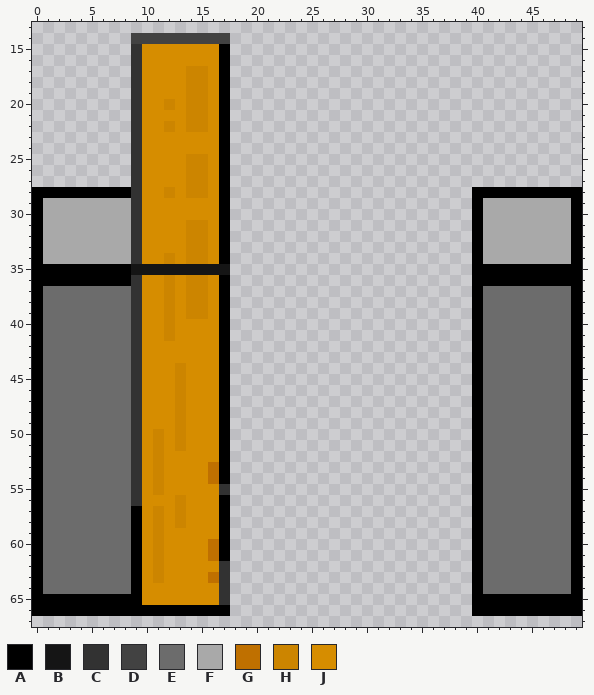
Two versions of one sprite sheet, images/Door_ho.png. That is the earlier state.
The file is 50x75 pixels. Shown: x 0..49, y 13..67. The old version is drawn lined up with the new one.
Palette (. is transparent): A #000000  B #151515  C #323232  D #424242  E #6c6c6c  F #a9a9a9  G #bf7000  H #cc8500  J #d68d00
Pixels before, first column x 0:
14 .........DDDDDDDDD................................
15 .........CJJJJJJJA................................
16 .........CJJJJJJJA................................
17 .........CJJJJHHJA................................
18 .........CJJJJHHJA................................
19 .........CJJJJHHJA................................
20 .........CJJHJHHJA................................
21 .........CJJJJHHJA................................
22 .........CJJHJHHJA................................
23 .........CJJJJJJJA................................
24 .........CJJJJJJJA................................
25 .........CJJJJHHJA................................
26 .........CJJJJHHJA................................
27 .........CJJJJHHJA................................
28 AAAAAAAAACJJHJHHJA......................AAAAAAAAAA
29 AFFFFFFFFCJJJJJJJA......................AFFFFFFFFA
30 AFFFFFFFFCJJJJJJJA......................AFFFFFFFFA
31 AFFFFFFFFCJJJJHHJA......................AFFFFFFFFA
32 AFFFFFFFFCJJJJHHJA......................AFFFFFFFFA
33 AFFFFFFFFCJJJJHHJA......................AFFFFFFFFA
34 AFFFFFFFFCJJHJHHJA......................AFFFFFFFFA
35 AAAAAAAAABBBBBBBBB......................AAAAAAAAAA
36 AAAAAAAAACJJHJHHJA......................AAAAAAAAAA
37 AEEEEEEEECJJHJHHJA......................AEEEEEEEEA
38 AEEEEEEEECJJHJHHJA......................AEEEEEEEEA
39 AEEEEEEEECJJHJHHJA......................AEEEEEEEEA
40 AEEEEEEEECJJHJJJJA......................AEEEEEEEEA
41 AEEEEEEEECJJHJJJJA......................AEEEEEEEEA
42 AEEEEEEEECJJJJJJJA......................AEEEEEEEEA
43 AEEEEEEEECJJJJJJJA......................AEEEEEEEEA
44 AEEEEEEEECJJJHJJJA......................AEEEEEEEEA
45 AEEEEEEEECJJJHJJJA......................AEEEEEEEEA
46 AEEEEEEEECJJJHJJJA......................AEEEEEEEEA
47 AEEEEEEEECJJJHJJJA......................AEEEEEEEEA
48 AEEEEEEEECJJJHJJJA......................AEEEEEEEEA
49 AEEEEEEEECJJJHJJJA......................AEEEEEEEEA
50 AEEEEEEEECJHJHJJJA......................AEEEEEEEEA
51 AEEEEEEEECJHJHJJJA......................AEEEEEEEEA
52 AEEEEEEEECJHJJJJJA......................AEEEEEEEEA
53 AEEEEEEEECJHJJJJGA......................AEEEEEEEEA
54 AEEEEEEEECJHJJJJGA......................AEEEEEEEEA
55 AEEEEEEEECJHJJJJJC......................AEEEEEEEEA
56 AEEEEEEEECJJJHJJJA......................AEEEEEEEEA
57 AEEEEEEEEAJHJHJJJA......................AEEEEEEEEA
58 AEEEEEEEEAJHJHJJJA......................AEEEEEEEEA
59 AEEEEEEEEAJHJJJJJA......................AEEEEEEEEA
60 AEEEEEEEEAJHJJJJGA......................AEEEEEEEEA
61 AEEEEEEEEAJHJJJJGA......................AEEEEEEEEA
62 AEEEEEEEEAJHJJJJJC......................AEEEEEEEEA
63 AEEEEEEEEAJHJJJJGC......................AEEEEEEEEA
64 AEEEEEEEEAJJJJJJJC......................AEEEEEEEEA
65 AAAAAAAAAAJJJJJJJC......................AAAAAAAAAA
66 AAAAAAAAAAAAAAAAAA......................AAAAAAAAAA
New version:
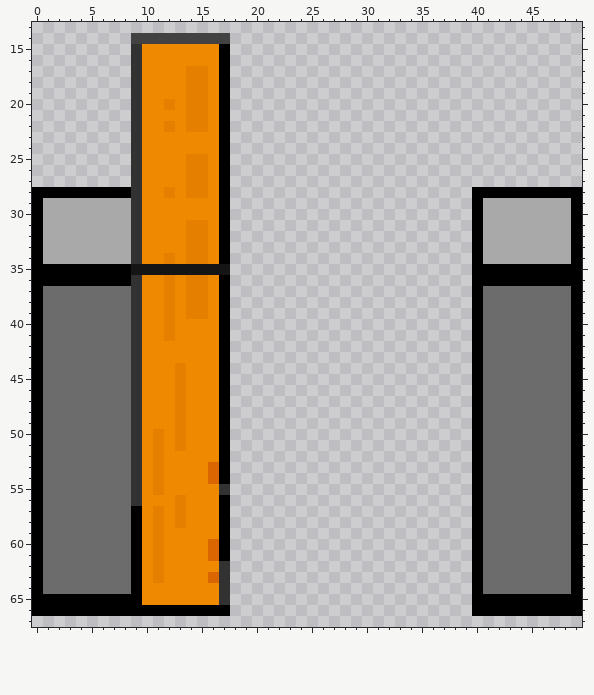
Change:
whole drawing moved by +0,+6 (the old picture is shown already moved)
colour G: #bf7000 -> #d96600
colour H: #cc8500 -> #e47f00
colour J: #d68d00 -> #ee8900
Changed places in both pictures, as pixel boxes (x1, y1, x2, y2):
changed: (142, 44, 219, 605)
